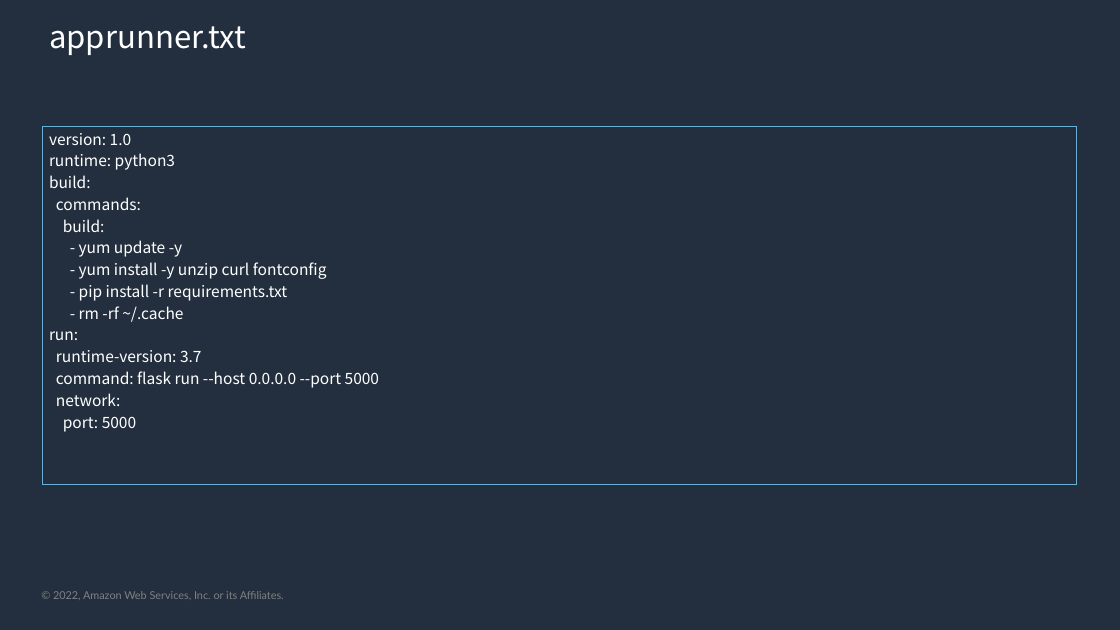
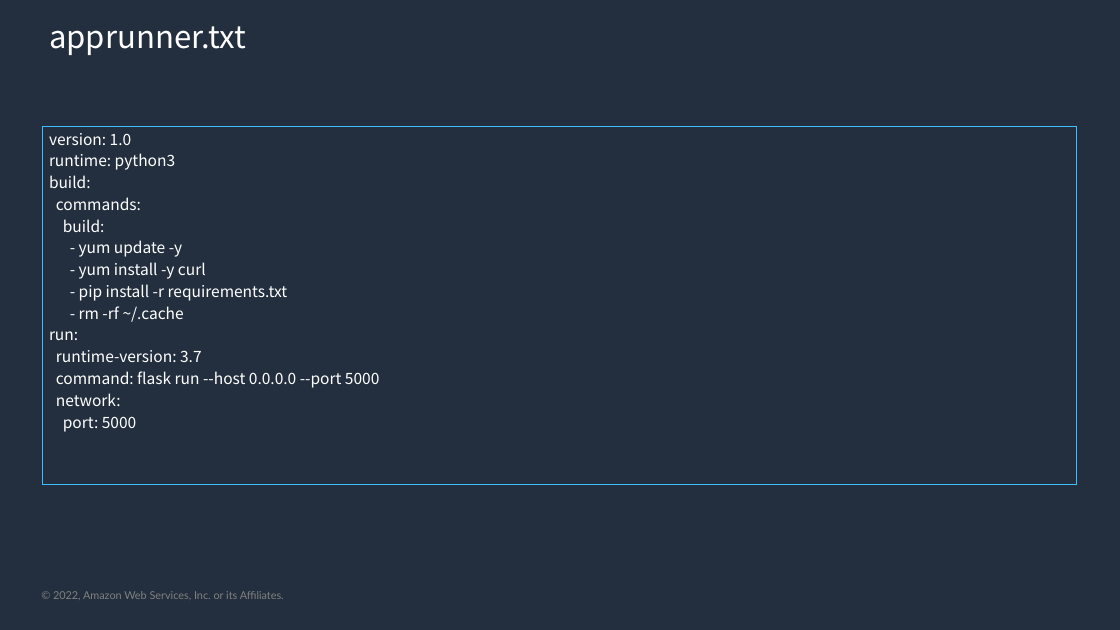
Before and after one commit to kmorooka/modern-skeleton, a slide deck: slide 35 of skeleton-guide.pptx. Drawn at 1120x630 pixels with LibreOffice and Linux fonts; fonts in the diff are those of the drawing; background and template pictures are left out. Boxes give left, top, right and bottom in pixels: in the first picture for what was removed or moved away, otherwise in the second. Text is boxed around its words. In the diff, an @@ line names an element or a change of style, - is before the commit and + after.

```diff
--- a/skeleton-guide.pptx
+++ b/skeleton-guide.pptx
@@ text at box(79, 262, 206, 279): text changed @@
-- yum install -y unzip curl fontconfig
+- yum install -y curl
```
Also in this commit, not shown: 9 other slides changed, 3 other files.
